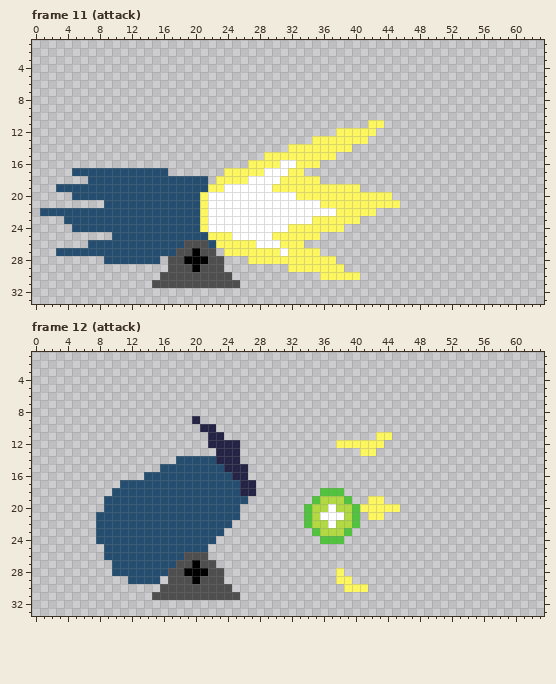
Pixel-art file, stored at Assets/Animations/projectile_enemy.aseprite. That is the earlier state.
64x48 pixels, 18 frames. Shown: frame 11 (attack): x 0..63, y 1..33; frame 12 (attack): x 0..63, y 1..33. The commit also changed other frames, which this record leaves out.
The result:
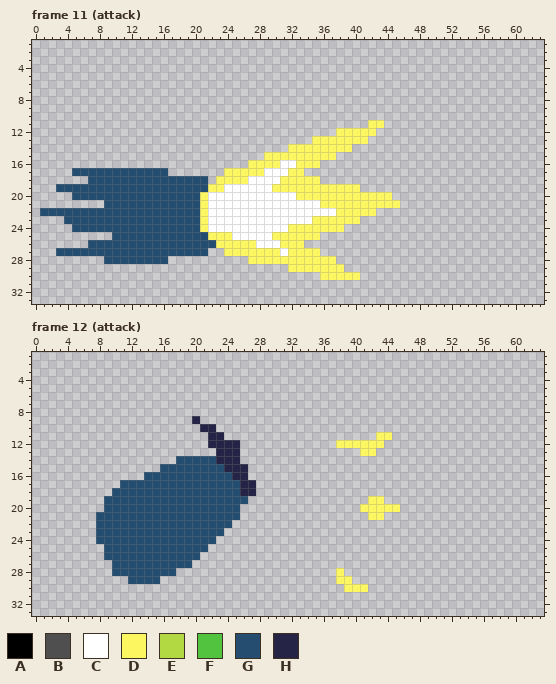
Palette (. is transparent): A #000000  B #4f4f4f  C #ffffff  D #fcf660  E #b2d942  F #52c33f  G #254d70  H #252446
What changed:
Frame 11 (attack), layer "attack":
y 26: x 19..21 BBB -> GGG
y 27: x 18..22 BBABB -> GGGG.
y 28: x 16..23 .BBAAABB -> G.......
y 29: x 17..23 BBBABBB -> .......
y 30: x 16..24 BBBBBBBBB -> .........
y 31: x 15..25 BBBBBBBBBBB -> ...........
Frame 12 (attack), layer "attack":
y 18: x 36..38 FFF -> ...
y 19: x 35..39 FEEEF -> .....
y 20: x 34..40 FEECEEF -> .......
y 21: x 34..40 FECCCEF -> .......
y 22: x 34..40 FEECEEF -> .......
y 23: x 35..39 FEEEF -> .....
y 24: x 36..38 FFF -> ...
y 26: x 19..21 BBB -> GG.
y 27: x 18..22 BBABB -> GG...
y 28: x 17..23 BBAAABB -> G......
y 29: x 17..23 BBBABBB -> .......
y 30: x 16..24 BBBBBBBBB -> .........
y 31: x 15..25 BBBBBBBBBBB -> ...........
